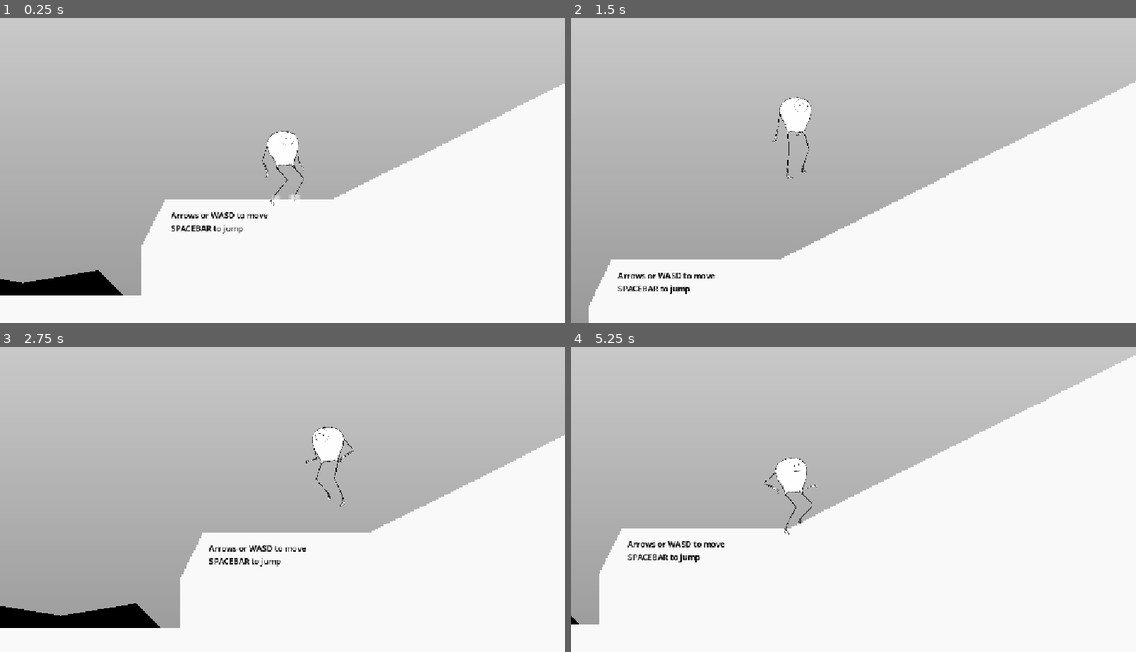
Above: before the commit, frames 1-4 (two rows, left to right).
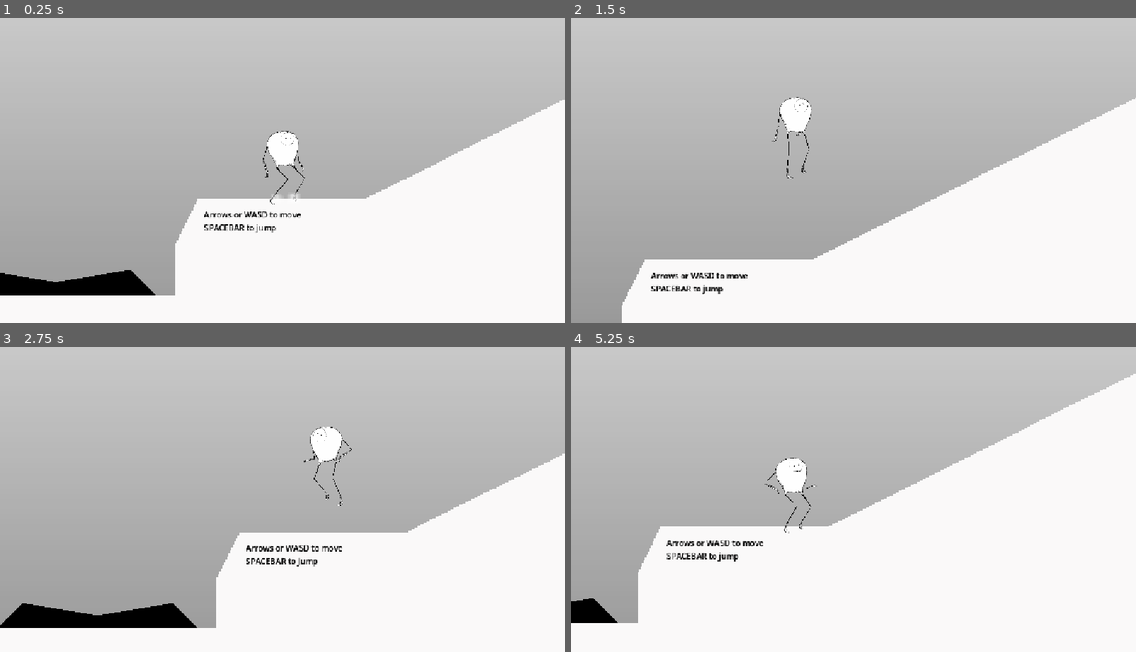
Above: after the commit, the same moments.

Repository: markguinn/wheel-of-worlds
Game: Godot game, scene res://stages/world0/world_0.tscn
The game is run twice, just before and just after one commit, with the same random seed, the same clock (stepped at 60 frames per second) and the same inputs. This scene is started directly instead of the project's main scene.
Inputs (mouse positions are in pixels of both pictures, inside the frame that each line leads up to):
- Up to frame 1 (0.25 s): no input
- Up to frame 2 (1.5 s): tap Enter (interact) at 0.5 s; move the mouse to (977, 149) at 0.52 s; hold Right (right) 0.53-1.25 s; hold Enter (interact) 0.53-1.25 s; click (977, 149) at 0.67 s; tap Space (jump) at 0.77, 0.8, 1.07 s; drag from (740, 179) to (825, 228) at 1.27 s
- Up to frame 3 (2.75 s): move the mouse to (339, 423) at 2.02 s; hold Left (left) from 2.03 s (still down); hold Enter (interact) from 2.03 s (still down); tap Space (jump) at 2.3 s
- Up to frame 4 (5.25 s): release Left (left) at 2.75 s; release Enter (interact) at 2.75 s; drag from (825, 557) to (684, 444) at 2.77 s; move the mouse to (1023, 542) at 3.52 s; hold Right (right) 3.53-4.25 s; hold Space (jump) 3.53-4.25 s; tap 9 at 3.6 s; drag from (684, 444) to (768, 414) at 4.27 s; move the mouse to (881, 493) at 5.02 s; hold Right (right) from 5.03 s (still down); hold Space (jump) from 5.03 s (still down); tap 1 at 5.1 s; click (881, 493) at 5.17 s

The runs differ from the first frame. In frame 1, 5.1% of the frame differs, in the area x 0-100%, y 21-91%; in frame 2, 4.9%; in frame 3, 5.5%; in frame 4, 6.8%, in the area x 0-100%, y 2-91%.

Commit message:
Add patrolling/attacking states the fish

Diff:
--- /dev/null
+++ b/actors/fish_monster/fish_attacking.gd
@@ -0,0 +1,25 @@
+class_name FishAttackingState
+extends StateNode
+
+@export var attack_ms := 10_000
+
+var fish: FishMonster
+var entered_at := 0
+
+
+func _entered(_from_state: StateNode) -> void:
+	if not target is FishMonster:
+		Log.error(self, "this state needs a FishMonster target to work")
+	fish = target
+	fish.gravity_scale = 1.0
+	entered_at = GameManager.now_ms()
+	fish.jumping.connect(_on_jump)
+
+
+func _before_exit(_to_state: StateNode) -> void:
+	fish.jumping.disconnect(_on_jump)
+
+
+func _on_jump() -> void:
+	if GameManager.now_ms() > entered_at + attack_ms:
+		machine.transition_by_name("Patrolling")
--- a/actors/fish_monster/fish_monster.gd
+++ b/actors/fish_monster/fish_monster.gd
@@ -1,8 +1,9 @@
 class_name FishMonster
-extends RigidBody2D
+extends MoveableRigidBody2D
 
 const JUMP_X_FACTOR = 0.8 # moderates the horizontal linear velocity when jumping from the bottom
 
+signal jumping
 
 ## Defines the area where the beast can roam. Defaults to the parent node.
 @export var territory: Area2D
@@ -13,7 +14,7 @@
 
 var territory_rect: Rect2
 
-@onready var hit_box: Area2D = $HitBox
+@onready var hit_box: Area2D = $Sprite2D/HitBox
 @onready var sprite: Sprite2D = $Sprite2D
 
 
@@ -24,8 +25,28 @@
 		if node is CollisionShape2D:
 			territory_rect = node.shape.get_rect()
 			territory_rect.position = node.to_global(territory_rect.position)
+	Log.debug(self, "territory", territory_rect)
 	if not territory_rect:
 		Log.warn(self, self.get_path(), "no territory rect found. This node should be the child of an Area2d")
+	hit_box.body_entered.connect(_on_body_entered)
+
+
+func _on_body_entered(body: Node) -> void:
+	Log.debug(self, "contact with ", body.name)
+	if body is Stone:
+		VFX.shake(VFX.SHORT, VFX.QUAKE)
+		apply_impulse(-linear_velocity * 2)
+	elif body is Player and body.state_machine.get_active() != "Ragdoll":
+		VFX.shake(VFX.MID, VFX.QUAKE)
+		body.velocity = linear_velocity * 2
+		body.state_machine.transition_by_name.call_deferred("Ragdoll")
+		apply_impulse(-linear_velocity * 1.5)
+	elif body is Plank:
+		body.apply_impulse(linear_velocity * 0.8)
+		apply_impulse(-linear_velocity * 1.5)
+	elif body is Orb:
+		body.apply_impulse(linear_velocity * 0.01)
+		apply_impulse(-linear_velocity * 1.5)
 
 
 func _integrate_forces(_state: PhysicsDirectBodyState2D) -> void:
@@ -35,6 +56,7 @@
 		var px := GameManager.get_player().global_position.x
 		linear_velocity.x = (px - global_position.x) * JUMP_X_FACTOR
 		linear_velocity.x = signf(linear_velocity.x) * clampf(absf(linear_velocity.x), jump_x_min, jump_x_max)
+		jumping.emit.call_deferred()
 		Log.debug(self, "jump:", linear_velocity, "from:", global_position, "player:", GameManager.get_player().global_position.x)
 	if global_position.x > territory_rect.position.x + territory_rect.size.x:
 		global_position.x = territory_rect.position.x + territory_rect.size.x
@@ -45,8 +67,8 @@
 		linear_velocity.x = randf_range(jump_x_min, jump_x_max)
 		Log.debug(self, "left:", linear_velocity, "from:", global_position)
 	if linear_velocity.x > 0:
-		sprite.rotation = linear_velocity.angle()
+		rotation = move_toward(rotation, linear_velocity.angle(), 0.1)
 		sprite.scale.x = -absf(sprite.scale.x)
 	else:
-		sprite.rotation = PI + linear_velocity.angle()
+		rotation = move_toward(rotation, PI + linear_velocity.angle(), 0.1)
 		sprite.scale.x = absf(sprite.scale.x)
--- a/actors/fish_monster/fish_monster.tscn
+++ b/actors/fish_monster/fish_monster.tscn
@@ -2,6 +2,13 @@
 
 [ext_resource type="Script" uid="uid://c5n8o372gfmft" path="res://actors/fish_monster/fish_monster.gd" id="1_7b7uw"]
 [ext_resource type="Texture2D" uid="uid://ddh3of4qnwhyn" path="res://actors/fish_monster/art/blue-monster-test.png" id="1_8t8ag"]
+[ext_resource type="Script" uid="uid://vmdvty45rk5y" path="res://common/state_machine/state_machine.gd" id="3_htvvn"]
+[ext_resource type="Script" uid="uid://dxam5420ufq2c" path="res://actors/fish_monster/fish_patrolling.gd" id="4_ymvi3"]
+[ext_resource type="Script" uid="uid://chlioeglswitp" path="res://actors/fish_monster/fish_attacking.gd" id="5_tienk"]
+
+[sub_resource type="CapsuleShape2D" id="CapsuleShape2D_7b7uw"]
+radius = 83.0
+height = 190.0
 
 [sub_resource type="CapsuleShape2D" id="CapsuleShape2D_8t8ag"]
 radius = 90.0
@@ -11,22 +18,42 @@
 z_index = 100
 collision_layer = 8
 collision_mask = 0
+contact_monitor = true
+max_contacts_reported = 1
+angular_damp = 100.0
 script = ExtResource("1_7b7uw")
-
-[node name="CollisionShape2D" type="CollisionShape2D" parent="." unique_id=2050835415]
-rotation = 1.5707964
-shape = SubResource("CapsuleShape2D_8t8ag")
 
 [node name="Sprite2D" type="Sprite2D" parent="." unique_id=240524648]
 position = Vector2(51, 53)
 scale = Vector2(0.8, 0.8)
 texture = ExtResource("1_8t8ag")
 
-[node name="HitBox" type="Area2D" parent="." unique_id=1226011668]
+[node name="HitBox" type="Area2D" parent="Sprite2D" unique_id=1226011668]
+position = Vector2(-63.749992, -66.24999)
+scale = Vector2(1.2499999, 1.2499999)
 collision_layer = 8
 collision_mask = 54
 
-[node name="CollisionShape2D" type="CollisionShape2D" parent="HitBox" unique_id=409700252]
+[node name="CollisionShape2D" type="CollisionShape2D" parent="Sprite2D/HitBox" unique_id=409700252]
+position = Vector2(-156, -8)
+rotation = 1.5707964
+shape = SubResource("CapsuleShape2D_7b7uw")
+debug_color = Color(0.95767456, 0.20083219, 0.13908029, 0.41960785)
+
+[node name="CollisionShape2D" type="CollisionShape2D" parent="." unique_id=2050835415]
 rotation = 1.5707964
 shape = SubResource("CapsuleShape2D_8t8ag")
-debug_color = Color(0.95767456, 0.20083219, 0.13908029, 0.41960785)
+
+[node name="StateMachine" type="Node" parent="." unique_id=336115411 node_paths=PackedStringArray("target", "initial_state")]
+script = ExtResource("3_htvvn")
+target = NodePath("..")
+initial_state = NodePath("Patrolling")
+metadata/_custom_type_script = "uid://vmdvty45rk5y"
+
+[node name="Patrolling" type="Node" parent="StateMachine" unique_id=1086534189]
+script = ExtResource("4_ymvi3")
+metadata/_custom_type_script = "uid://dljix40x8qlm1"
+
+[node name="Attacking" type="Node" parent="StateMachine" unique_id=1891119915]
+script = ExtResource("5_tienk")
+metadata/_custom_type_script = "uid://dljix40x8qlm1"
--- /dev/null
+++ b/actors/fish_monster/fish_patrolling.gd
@@ -0,0 +1,55 @@
+class_name FishPatrollingState
+extends StateNode
+
+@export var move_after_ms := 5000
+@export var move_speed := 500.0
+@export var min_patrolling_ms := 5000
+@export var attack_distance := 350.0
+@export var vertical_range := 40.0
+
+var last_move := 0
+var entered_at := 0
+var fish: FishMonster
+
+
+func _entered(_from_state: StateNode) -> void:
+	if not target is FishMonster:
+		Log.error(self, "this state needs a FishMonster target to work")
+	fish = target
+	fish.gravity_scale = 0
+	#_move_to_top.call_deferred()
+	entered_at = GameManager.now_ms()
+	_move.call_deferred()
+
+
+func _before_exit(_to_state: StateNode) -> void:
+	fish.sprite.offset.y = 0
+
+
+#func _move_to_top() -> void:
+	#var water_top = Vector2(fish.global_position.x, fish.territory_rect.position.y)
+	#fish.set_next_global_position(water_top)
+	#fish.set_next_linear_velocity(Vector2.ZERO)
+	#fish.gravity_scale = 0
+	#_move()
+
+
+func _move() -> void:
+	#var dir := 1.0 if fish.linear_velocity.x > 0 else -1.0
+	var dir := 1.0 if GameManager.get_player().global_position.x > fish.global_position.x else -1.0
+	var vy := (fish.territory_rect.position.y - fish.global_position.y) / (move_after_ms / 1000)
+	Log.debug(self, "vy", vy)
+	fish.set_next_linear_velocity(Vector2(move_speed * dir, vy))
+
+
+func _process(_delta) -> void:
+	var now := GameManager.now_ms()
+	var d := target.global_position.distance_to(GameManager.get_player().global_position)
+	fish.sprite.offset.y = sin(now / 200.0) * vertical_range
+
+	if now > last_move + move_after_ms:
+		last_move = now
+		_move()
+	elif d < attack_distance and now > entered_at + min_patrolling_ms:
+		Log.debug(self, d, attack_distance)
+		machine.transition_by_name("Attacking")
--- a/actors/player/player.gd
+++ b/actors/player/player.gd
@@ -100,6 +100,9 @@
 	_finish_pickup(target_node, grab_box)
 	return true
 
+# TODO: what if we move this to the prop instead of the player?
+# that might make it easier to animate and interact with the world again at the end?
+# and to allow different behaviors
 
 func _finish_pickup(target_node: Node2D, grab_box: GrabBox) -> void:
 	# TODO: should we call a method from the animation
@@ -145,6 +148,5 @@
 	var prop: Node2D = is_holding_prop
 	var target_deg := _normalize_prop_angle(rad_to_deg(holding_hand.global_position.angle_to_point(resting_point.global_position)))
 	prop.rotation_degrees = _normalize_prop_angle(prop.rotation_degrees)
-	#prints("[Player]", sprite.scale.x, target_deg)
 	prop.rotation_degrees = move_toward(prop.rotation_degrees, target_deg, delta * 360.0)
 	prop.global_position = holding_hand.global_position # lerp(holding_hand.global_position, resting_point.global_position, 0.5)
--- a/actors/player/player.tscn
+++ b/actors/player/player.tscn
@@ -1521,14 +1521,14 @@
 
 [node name="ArmR" type="Bone2D" parent="Sprite/Skeleton2D/Hips" unique_id=1756135333]
 position = Vector2(-33, -31)
-rotation = 0.08732074
+rotation = 0.087320745
 rest = Transform2D(0.999362, -0.0357162, 0.0357162, 0.999362, -33, -31)
 metadata/_local_pose_override_enabled_ = true
 
 [node name="HandR" type="Bone2D" parent="Sprite/Skeleton2D/Hips/ArmR" unique_id=88591762]
 position = Vector2(0, 32)
 rotation = -0.25659505
-scale = Vector2(0.9999995, 0.9999995)
+scale = Vector2(0.99999946, 0.99999946)
 rest = Transform2D(0.99928516, -0.03780409, 0.03780409, 0.99928516, 0, 32)
 auto_calculate_length_and_angle = false
 length = 32.0
@@ -1537,15 +1537,15 @@
 
 [node name="ArmL" type="Bone2D" parent="Sprite/Skeleton2D/Hips" unique_id=1793998611]
 position = Vector2(28, -36)
-rotation = -0.16663714
-scale = Vector2(0.9999995, 0.9999995)
+rotation = -0.16663715
+scale = Vector2(0.99999946, 0.99999946)
 rest = Transform2D(0.9953148, -0.09668779, 0.09668779, 0.9953148, 28, -36)
 metadata/_local_pose_override_enabled_ = true
 
 [node name="HandL" type="Bone2D" parent="Sprite/Skeleton2D/Hips/ArmL" unique_id=1933907137]
 position = Vector2(1.399125, 37.310078)
-rotation = 0.13705106
-scale = Vector2(0.9999995, 0.9999995)
+rotation = 0.13705108
+scale = Vector2(0.99999946, 0.99999946)
 rest = Transform2D(0.998, 0.064, -0.064, 0.998, 4, 36)
 auto_calculate_length_and_angle = false
 length = 21.0
--- a/common/GrabBox.tscn
+++ /dev/null
@@ -1,3 +0,0 @@
-[gd_scene format=3 uid="uid://bm4wvfwm3kdk5"]
-
-[node name="GrabBox" type="Node2D" unique_id=897759699]
--- a/log.gd
+++ b/log.gd
@@ -24,8 +24,9 @@
 	"StateMachine": WARNING,
 	"GameManager": WARNING,
 	"AudioManager": WARNING,
-	#"PlayerRagdollState": WARNING,
+	"PlayerRagdollState": WARNING,
 	"FishMonster": INFO,
+	"FishPatrollingState": INFO,
 }
 
 
--- a/props/orb/orb.tscn
+++ b/props/orb/orb.tscn
@@ -24,7 +24,7 @@
 collision_layer = 16
 collision_mask = 29
 collision_priority = 10.0
-mass = 0.8
+mass = 0.01
 physics_material_override = SubResource("PhysicsMaterial_8ksbi")
 continuous_cd = 2
 script = ExtResource("1_kl2ba")
--- a/props/plank/plank.gd
+++ b/props/plank/plank.gd
@@ -35,7 +35,7 @@
 	set_next_linear_velocity(Vector2.ZERO)
 
 
-func _on_impact(pos: Vector2, vel: Vector2, obj: Node, _part) -> void:
+func _on_impact(pos: Vector2, _vel: Vector2, _obj: Node, _part) -> void:
 	sfx_impact.play()
 	vfx_dust.global_position = pos
 	vfx_dust.emitting = true
--- a/props/stone/square_stone.tscn
+++ b/props/stone/square_stone.tscn
@@ -3,6 +3,11 @@
 [ext_resource type="Script" uid="uid://cbx6wlfmu87ux" path="res://props/stone/stone.gd" id="1_wqvjq"]
 [ext_resource type="PackedScene" uid="uid://bw7ujmd6681ln" path="res://common/activator.tscn" id="2_wqvjq"]
 [ext_resource type="Script" uid="uid://dow018kqyajrv" path="res://common/grab_box.gd" id="2_xndk2"]
+
+[sub_resource type="PhysicsMaterial" id="PhysicsMaterial_wqvjq"]
+rough = true
+bounce = 0.24
+absorbent = true
 
 [sub_resource type="RectangleShape2D" id="RectangleShape2D_wqvjq"]
 size = Vector2(64, 64)
@@ -17,8 +22,9 @@
 fill_to = Vector2(0.3611111, 0.05982906)
 
 [node name="Stone" type="RigidBody2D" unique_id=838538367]
-collision_layer = 4
+collision_layer = 36
 collision_mask = 23
+physics_material_override = SubResource("PhysicsMaterial_wqvjq")
 script = ExtResource("1_wqvjq")
 
 [node name="CollisionShape2D" type="CollisionShape2D" parent="." unique_id=1803141038]
--- a/stages/world0/world_0.tscn
+++ b/stages/world0/world_0.tscn
@@ -32,7 +32,7 @@
 size = Vector2(451, 1373)
 
 [sub_resource type="RectangleShape2D" id="RectangleShape2D_xakyt"]
-size = Vector2(8214, 656)
+size = Vector2(8214, 699)
 
 [node name="World0" type="Node2D" unique_id=831090977]
 script = ExtResource("1_5t46c")
@@ -75,10 +75,10 @@
 tile_set = ExtResource("1_4eaw5")
 
 [node name="Camera2D" parent="." unique_id=552340171 instance=ExtResource("4_gcinv")]
-position = Vector2(-7, 502)
+position = Vector2(-73, 504)
 
 [node name="Player" parent="." unique_id=42652117 instance=ExtResource("2_tsxbn")]
-position = Vector2(-7, 502)
+position = Vector2(-73, 504)
 metadata/_edit_group_ = true
 
 [node name="RemoteTransform2D" type="RemoteTransform2D" parent="Player" unique_id=1198040456]
@@ -87,12 +87,10 @@
 update_scale = false
 
 [node name="Orb" parent="." unique_id=1391753086 instance=ExtResource("3_31a7b")]
-position = Vector2(-1229, 511)
-mass = 0.01
+position = Vector2(-1287, 494)
 
 [node name="Orb2" parent="." unique_id=1425831707 instance=ExtResource("3_31a7b")]
 position = Vector2(-7402, 794)
-mass = 0.01
 
 [node name="Portal" parent="." unique_id=820677622 instance=ExtResource("4_tmikp")]
 position = Vector2(5633, 364)
@@ -140,11 +138,11 @@
 script = ExtResource("8_p7lwt")
 
 [node name="CollisionShape2D" type="CollisionShape2D" parent="FishTerritory" unique_id=882843566]
-position = Vector2(2136, -322)
+position = Vector2(2136, -343.5)
 shape = SubResource("RectangleShape2D_xakyt")
 
 [node name="FishMonster" parent="FishTerritory" unique_id=599123084 instance=ExtResource("10_xakyt")]
-position = Vector2(1192, -970)
+position = Vector2(584, -525)
 jump_y_max = 1790.0
 
 [node name="Tutorial - movement" type="Label" parent="." unique_id=664178008]
Not shown, added: actors/fish_monster/fish_attacking.gd.uid
Not shown, added: actors/fish_monster/fish_patrolling.gd.uid
